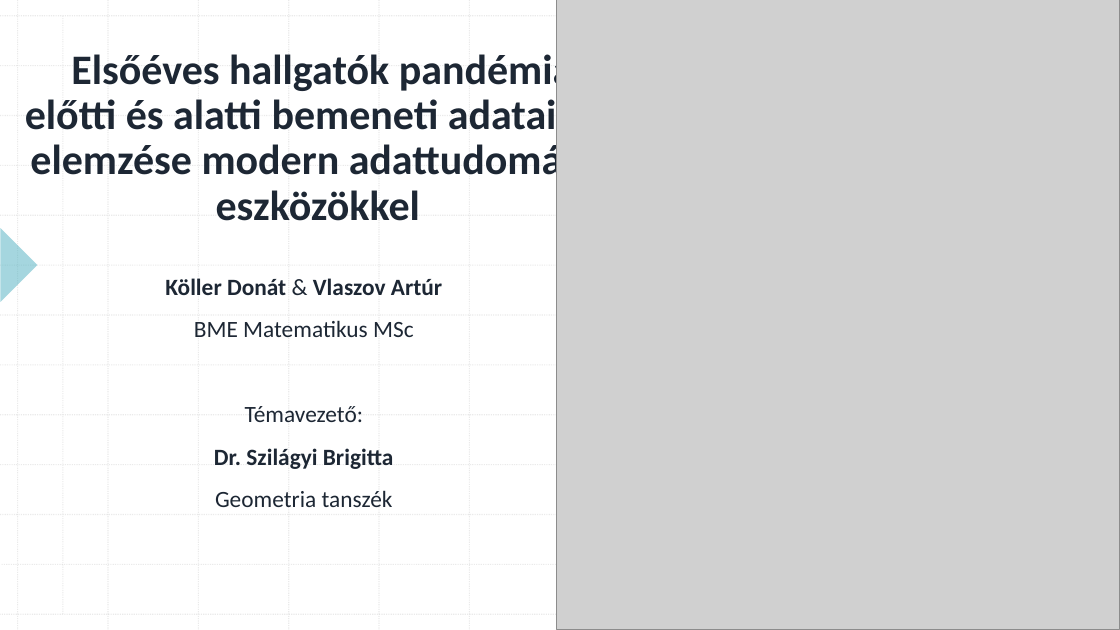
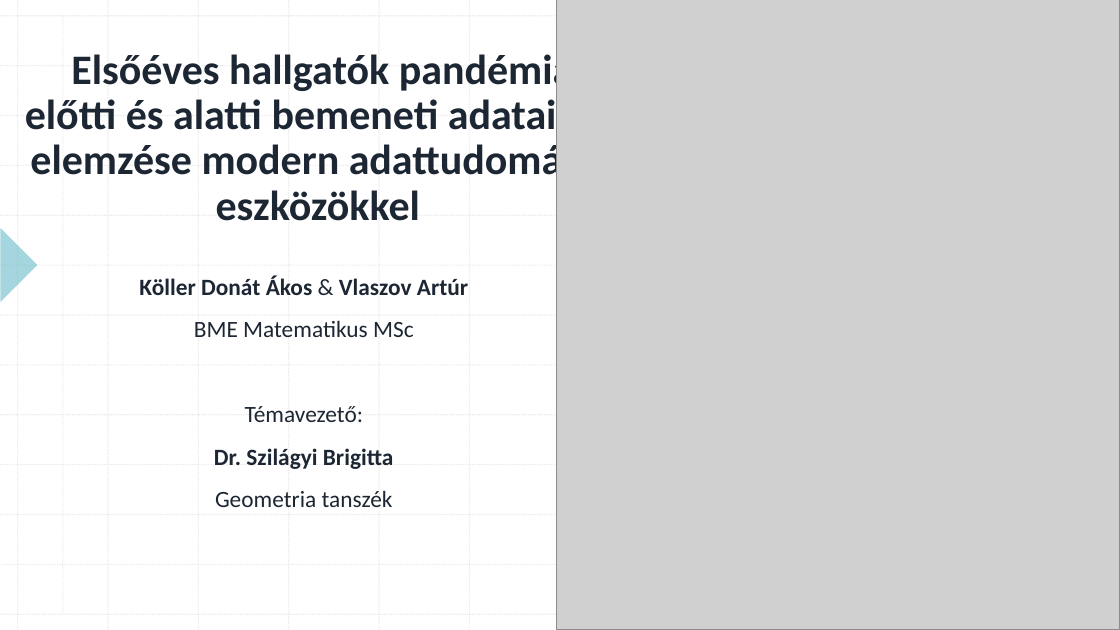
Before and after one commit to konderal333/-nkutfel, a slide deck: slide 1 of TDK prezi.pptx. Drawn at 1120x630 pixels with LibreOffice and Linux fonts; fonts in the diff are those of the drawing; grey boxes stand for pictures. Boxes give left, top, right and bottom in pixels: in the first picture for what was removed or moved away, otherwise in the second. Text is boxed around its words. In the diff, an @@ line names an element or a change of style, - is before the commit and + after.

```diff
--- a/TDK prezi.pptx
+++ b/TDK prezi.pptx
@@ subtitle at box(139, 275, 468, 295): text changed @@
-Köller Donát & Vlaszov Artúr
+Köller Donát Ákos & Vlaszov Artúr
```
Also in this commit, not shown: 1 other slide changed.
